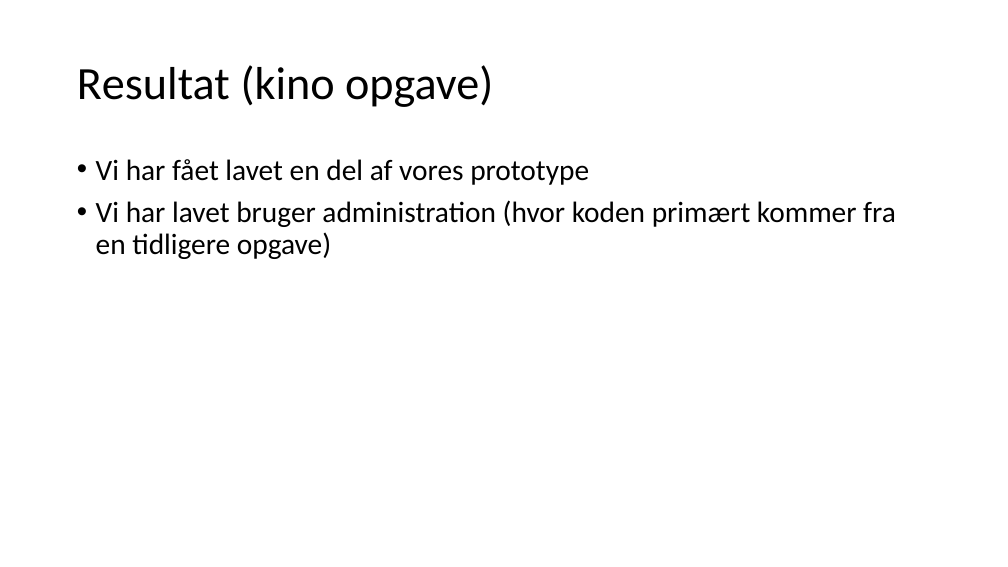
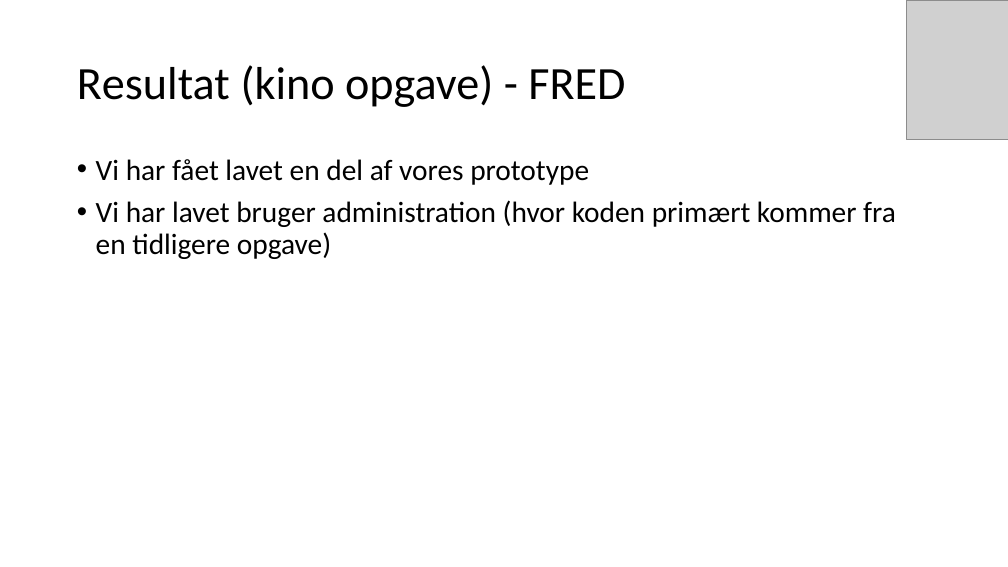
Before and after one commit to mart56p7/kino, a slide deck: slide 6 of powerpoint.pptx. Drawn at 1008x567 pixels with LibreOffice and Linux fonts; fonts in the diff are those of the drawing; grey boxes stand for pictures. Boxes give left, top, right and bottom in pixels: in the first picture for what was removed or moved away, otherwise in the second. Text is boxed around its words. In the diff, an @@ line names an element or a change of style, - is before the commit and + after.

```diff
--- a/powerpoint.pptx
+++ b/powerpoint.pptx
@@ picture added at [907, 0, 1008, 139] @@
@@ title at [77, 65, 625, 107]: text changed @@
-Resultat (kino opgave)
+Resultat (kino opgave) - FRED
```
Also in this commit, not shown: 9 other slides changed, 15 other files.
